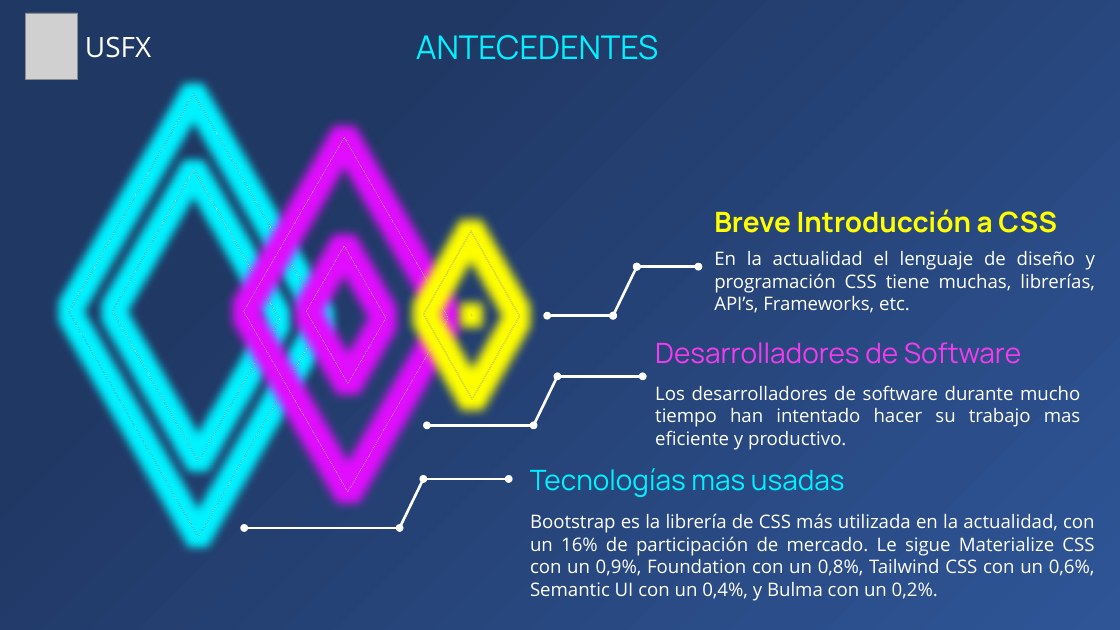
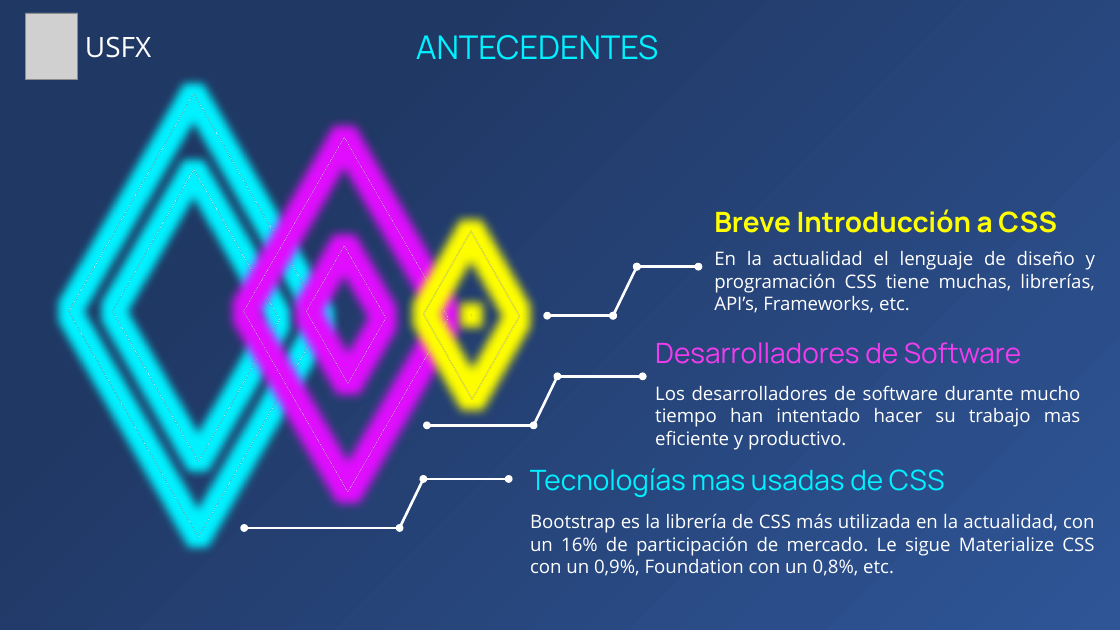
Before and after one commit to Zelechos/Generador-Css, a slide deck: slide 5 of documents/Presentación de Perfil - Modelo Generador CSS.pptx. Drawn at 1120x630 pixels with LibreOffice and Linux fonts; fonts in the diff are those of the drawing; grey boxes stand for pictures. Boxes give left, top, right and bottom in pixels: in the first picture for what was removed or moved away, otherwise in the second. Text is boxed around its words. In the diff, an @@ line names an element or a change of style, - is before the commit and + after.

```diff
--- a/documents/Presentación de Perfil - Modelo Generador CSS.pptx
+++ b/documents/Presentación de Perfil - Modelo Generador CSS.pptx
@@ text at (x1=530, y1=468, x2=945, y2=497): text changed @@
-Tecnologías mas usadas
+Tecnologías mas usadas de CSS
@@ text at (x1=530, y1=513, x2=1095, y2=576): text changed @@
-Bootstrap es la librería de CSS más utilizada en la actualidad, con un 16% de participación de mercado. Le sigue Materialize CSS con un 0,9%, Foundation con un 0,8%, Tailwind CSS con un 0,6%, Semantic UI con un 0,4%, y Bulma con un 0,2%.
+Bootstrap es la librería de CSS más utilizada en la actualidad, con un 16% de participación de mercado. Le sigue Materialize CSS con un 0,9%, Foundation con un 0,8%, etc.
```
Also in this commit, not shown: 5 other slides changed, 13 slides added, 2 slides removed.
